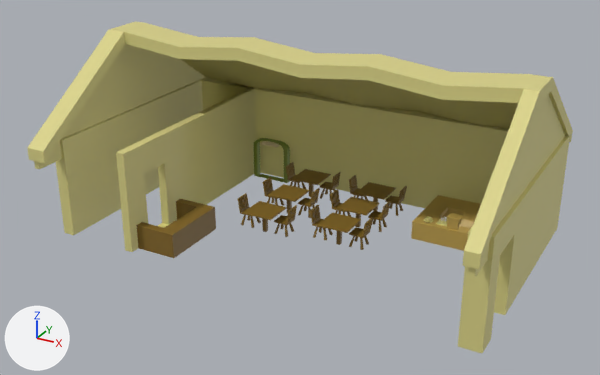
An edit to the FBX model Assets/CafeAssets/Cafe.fbx, drawn before and after from the same camera.
Before and after are seen from a 50 mm camera at (12.61, -23.84, 13.2) aimed at (0.57, -1.95, 2.25). The axes (+X, +Y, +Z) are drawn at lower left. The lights are the same throughout. The picture after the commit comes second. Where no turn or scale is listed for an object, it has been applied to the vertices.

The scene before the commit, as lines of its bpy script (objects in view):
```python
me_cube_002 = bpy.data.meshes.new('Cube.002')
me_cube_002.from_pydata(...)  # 184 vertices, 180 faces; spans x -1.89..1.63, y -1.33..1.19, z -0.42..0.75
me_cube_002.materials.append(mat_material_001)  # yellow #bd9f4f
me_cube_007 = bpy.data.meshes.new('Cube.007')
me_cube_007.from_pydata(...)  # 110 vertices, 103 faces; spans x -7.05..7.88, y -5.08..3.54, z 0.12..3.63
me_cube_007.materials.append(mat_walls)  # yellow #dbd387
me_plane_026 = bpy.data.meshes.new('Plane.026')
me_plane_026.from_pydata(...)  # 72 vertices, 72 faces; spans x -100.0..100.0, y -73.0..27.0, z -100.0..100.0
me_plane_026.materials.append(mat_clothesline)  # green #74862c
me_plane_027 = bpy.data.meshes.new('Plane.027')
me_plane_027.from_pydata(...)  # 20 vertices, 18 faces; spans x -100.0..100.0, y -1.0..1.0, z -257.0..164.0
me_plane_027.materials.append(mat_hanger)  # yellow #d7c285
ob_cube_001 = bpy.data.objects.new('Cube.001', me_cube_007)
ob_cube_001.location = (0.0, 0.0, 0.0)
ob_cube_002 = bpy.data.objects.new('Cube.002', me_cube_002)
ob_cube_002.location = (5.56, 1.66, 0.55)
ob_plane_024 = bpy.data.objects.new('Plane.024', me_plane_026)
ob_plane_024.location = (-3.18, 2.55, 1.32)
ob_plane_024.rotation_euler = (1.571, 0.0, -1.571)  # degrees (90, 0, -90)
ob_plane_024.scale = (0.00108, 0.0164, 0.00766)
ob_plane_025 = bpy.data.objects.new('Plane.025', me_plane_027)
ob_plane_025.location = (-2.85, 2.57, 1.64)
ob_plane_025.rotation_euler = (-3.142, 0.0, -1.571)  # degrees (-180, 0, -90)
ob_plane_025.scale = (0.00249, 0.01, 0.000354)
# also in view: 'Cube.004' at (-3.33, -3.53, 0.55); 'Plane.008' at (-1.01, -1.59, 0.53); 'Plane.002' at (1.67, -1.21, 0.53); 'Plane.007' at (-1.01, 0.11, 0.53); 'Plane.005' at (1.67, 1.81, 0.53)
```
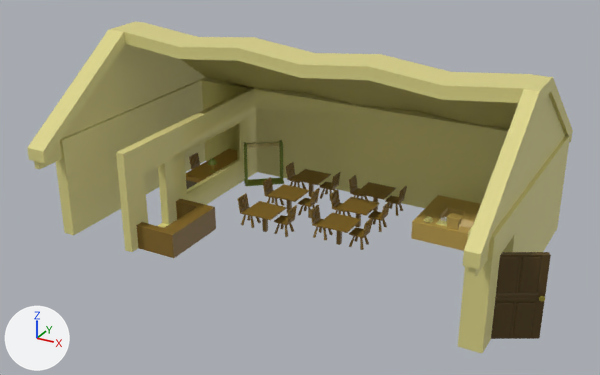
Pixel boxes [x1, y1, x2, y2] of what changed, in the pictures (600 x 375 px):
'Cube.009', added
    after: [491, 252, 551, 339]
    faces in mat_door (brown #554118): [491, 252, 551, 339]
'Plane.024', reshaped, moved, turned, rescaled
    before: [254, 138, 290, 183]
    after: [244, 140, 284, 186]
'Plane.025', reshaped, moved, turned, rescaled (not visible before)
    after: [247, 141, 279, 149]
part 1 of me_cube_007, cut back
    before: [167, 111, 256, 223]
    after: [167, 111, 257, 223]

Diff of the bpy script that builds the scene:
```diff
--- a/Assets/CafeAssets/Cafe.fbx.py
+++ b/Assets/CafeAssets/Cafe.fbx.py
@@ mat_door @@
+mat_door = principled_material('Door')
+mat_door.base_color = (0.0913, 0.0536, 0.00892)  # brown #554118
@@ me_plane_026 @@
 # used by ob_plane_024; location = (-3.18, 2.55, 1.32); rotation_euler = (1.571, 0.0, -1.571), in degrees (90, 0, -90); scale = (0.00108, 0.0164, 0.00766)
-me_plane_026.from_pydata(...)  # 72 vertices, 72 faces; spans x -100.0..100.0, y -73.0..27.0, z -100.0..100.0
+me_plane_026.from_pydata(...)  # 412 vertices, 416 faces; spans x -1.0..1.0, y 0.0, z -1.0..1.0
+# me_plane_026 part 3: 72 vertices removed from x -100.0..100.0, y -73.0..27.0, z -100.0..100.0; 412 vertices added at x -1.0..1.0, y 0.0, z -1.0..1.0
 me_plane_026.materials.append(mat_clothesline)
@@ me_cube_007 @@
 # used by ob_cube_001; location = (0.0, 0.0, 0.0)
-me_cube_007.from_pydata(...)  # 110 vertices, 103 faces; spans x -7.05..7.88, y -5.08..3.54, z 0.12..3.63
+me_cube_007.from_pydata(...)  # 118 vertices, 113 faces; spans x -7.05..7.88, y -5.08..3.54, z 0.12..3.63
+# me_cube_007 part 1
+# 2 faces are deleted
+# 8 vertices are added at x -4.36..-4.07, y -1.92..1.86, z 0.97..2.59
+# 12 new faces join them
 me_cube_007.materials.append(mat_walls)
@@ me_plane_027 @@
 # used by ob_plane_025; location = (-2.85, 2.57, 1.64); rotation_euler = (-3.142, 0.0, -1.571), in degrees (-180, 0, -90); scale = (0.00249, 0.01, 0.000354)
-me_plane_027.from_pydata(...)  # 20 vertices, 18 faces; spans x -100.0..100.0, y -1.0..1.0, z -257.0..164.0
+me_plane_027.from_pydata(...)  # 920 vertices, 820 faces; spans x -1.0..0.0, y 0.0, z 0.0
+# me_plane_027 part 2: 20 vertices removed from x -100.0..100.0, y -1.0..1.0, z -257.0..164.0; 920 vertices added at x -1.0..0.0, y 0.0, z 0.0
 me_plane_027.materials.append(mat_hanger)
@@ me_cube_024 @@
+me_cube_024.from_pydata(...)  # 226 vertices, 224 faces; spans x -0.08..1.24, y 0.0..0.86, z 0.0..2.61
+# faces by material slot: [184, 40]
+me_cube_024.materials.append(mat_door)  # brown #554118
+me_cube_024.materials.append(mat_lampbase)  # yellow #9e9132
@@ ob_plane_024 @@
 ob_plane_024 = bpy.data.objects.new('Plane.024', me_plane_026)
-ob_plane_024.location = (-3.18, 2.55, 1.32)
-ob_plane_024.rotation_euler = (1.571, 0.0, -1.571)  # degrees (90, 0, -90)
-ob_plane_024.scale = (0.00108, 0.0164, 0.00766)
+ob_plane_024.location = (-3.26, 2.06, 1.32)
+ob_plane_024.rotation_euler = (0.0, 0.0, 0.67)  # degrees (0, 0, 38)
@@ ob_plane_025 @@
 ob_plane_025 = bpy.data.objects.new('Plane.025', me_plane_027)
-ob_plane_025.location = (-2.85, 2.57, 1.64)
-ob_plane_025.rotation_euler = (-3.142, 0.0, -1.571)  # degrees (-180, 0, -90)
-ob_plane_025.scale = (0.00249, 0.01, 0.000354)
+ob_plane_025.location = (-2.8, 2.43, 1.74)
+ob_plane_025.rotation_euler = (0.0, 0.0, 0.67)  # degrees (0, 0, 38)
@@ ob_cube_009 @@
+ob_cube_009 = bpy.data.objects.new('Cube.009', me_cube_024)
+ob_cube_009.location = (7.83, -4.3, 0.13)
```
